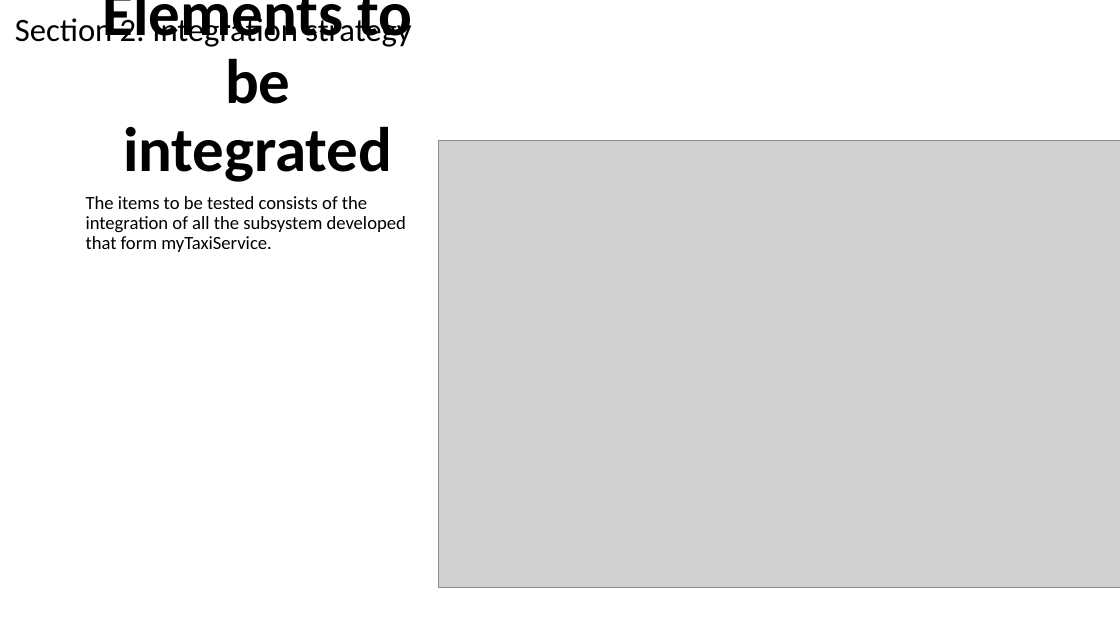
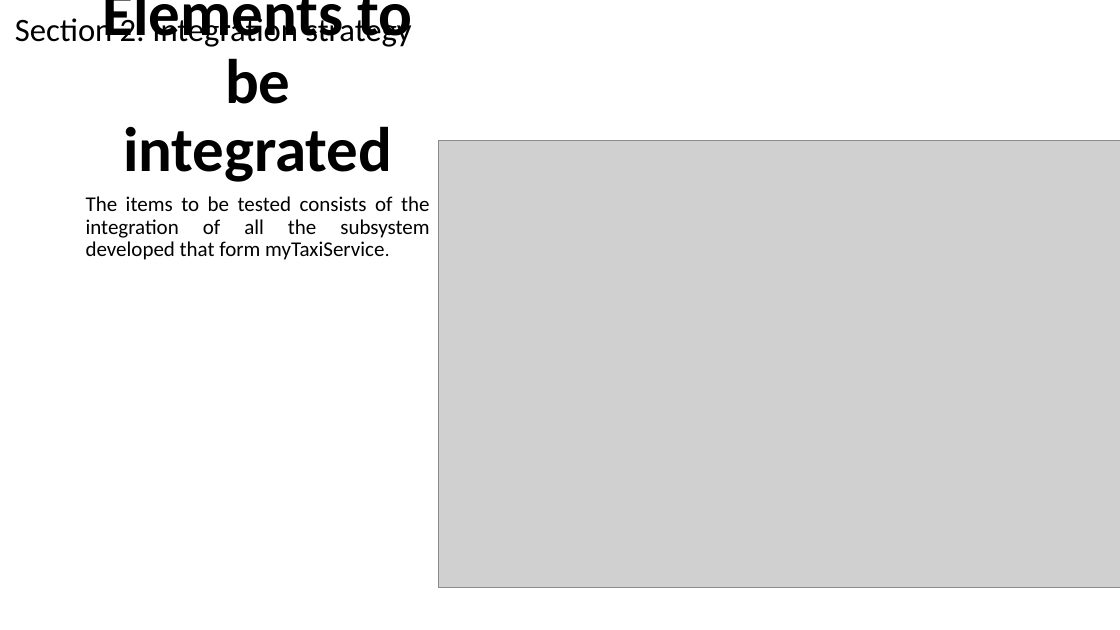
Before and after one commit to MassimoSchiavo/MyTaxiService-Schiavo-Cittar, a slide deck: slide 72 of Presentations/myTaxiService Presentation.pptx (slide 76 before the commit). Drawn at 1120x630 pixels with LibreOffice and Linux fonts; fonts in the diff are those of the drawing; grey boxes stand for pictures. Boxes give left, top, right and bottom in pixels: in the first picture for what was removed or moved away, otherwise in the second. Text is boxed around its words. In the diff, an @@ line names an element or a change of style, - is before the commit and + after.

```diff
--- a/Presentations/myTaxiService Presentation.pptx
+++ b/Presentations/myTaxiService Presentation.pptx
@@ text "The items to be tested ..." at [86,196,429,260]: size 16 to 18 pt; alignment left to justified @@
```
Also in this commit, not shown: 20 other slides changed, 4 slides removed.
